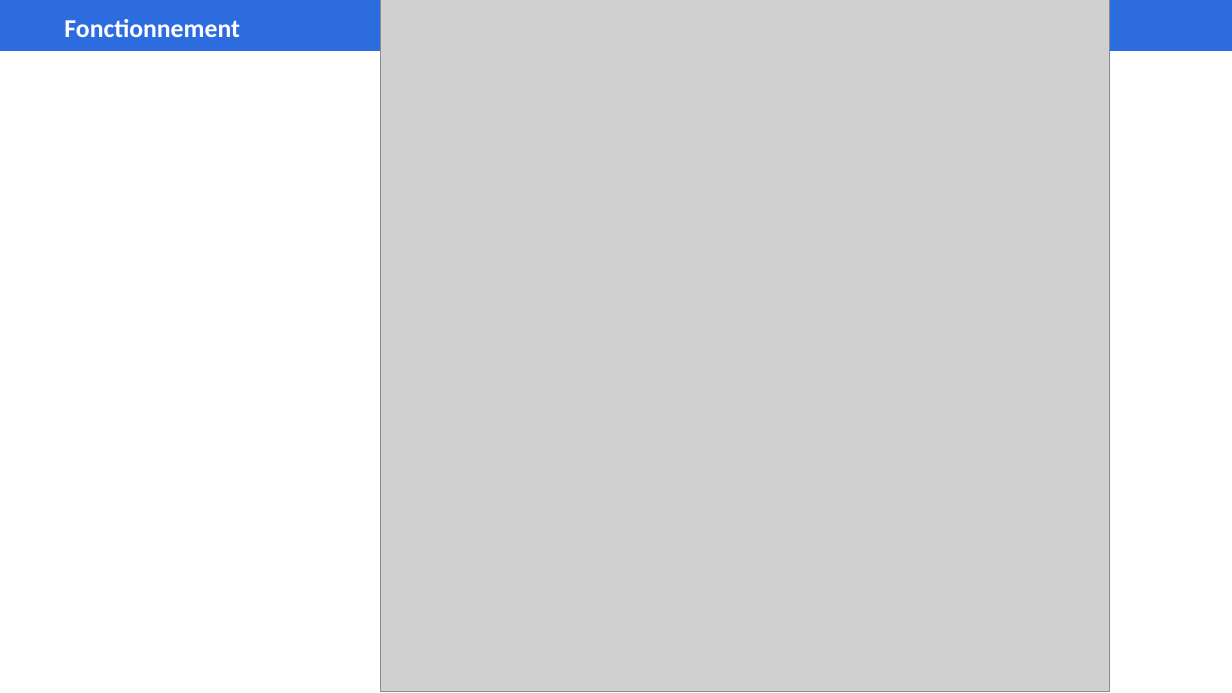
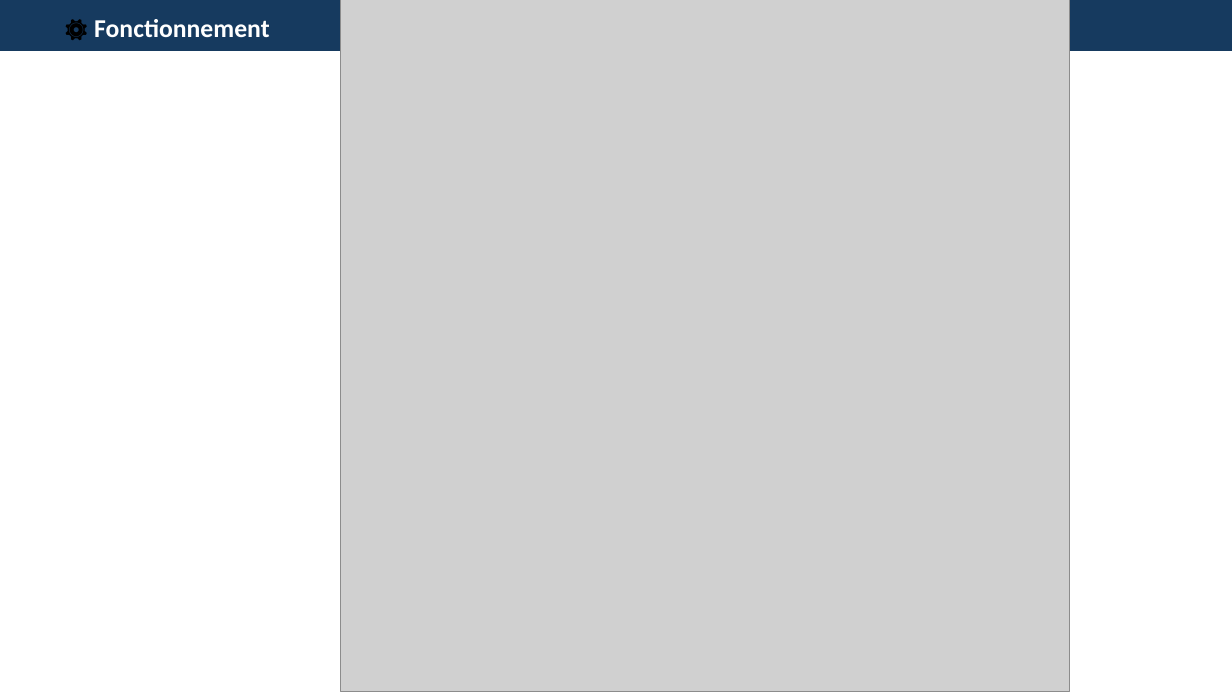
Before and after one commit to acoudene/TDMCP, a slide deck: slide 9 of TDHC/Resources/TDHC_IA_MCP_TDHC.pptx (slide 10 before the commit). Drawn at 1232x693 pixels with LibreOffice and Linux fonts; fonts in the diff are those of the drawing; grey boxes stand for pictures. Boxes give left, top, right and bottom in pixels: in the first picture for what was removed or moved away, otherwise in the second. Text is boxed around its words. In the diff, an @@ line names an element or a change of style, - is before the commit and + after.

```diff
--- a/TDHC/Resources/TDHC_IA_MCP_TDHC.pptx
+++ b/TDHC/Resources/TDHC_IA_MCP_TDHC.pptx
@@ rectangle at (0, 0, 1232, 51): fill #2D6CDF to #163A5F; outline #2D6CDF 1 pt to #163A5F 1 pt @@
@@ text at (64, 19, 269, 40): text changed @@
-Fonctionnement
+⚙️ Fonctionnement
@@ picture: place and size @@
-picture at (381, 0, 1110, 691)
+picture at (340, 0, 1069, 691)
```
Also in this commit, not shown: 15 other slides changed, 1 slide removed.
